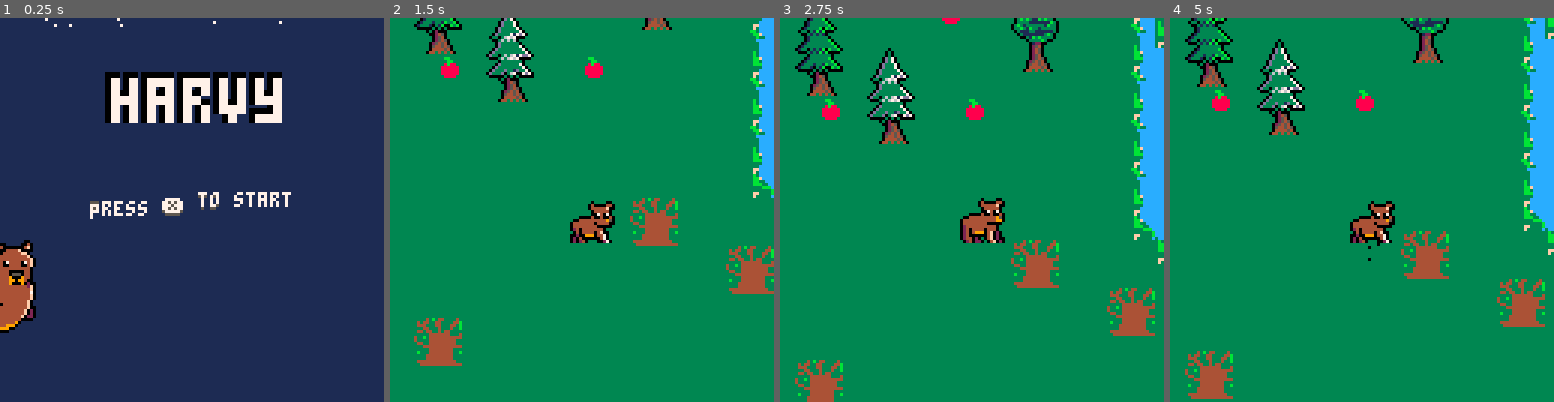
Above: before the commit, frames 1-4 (left to right).
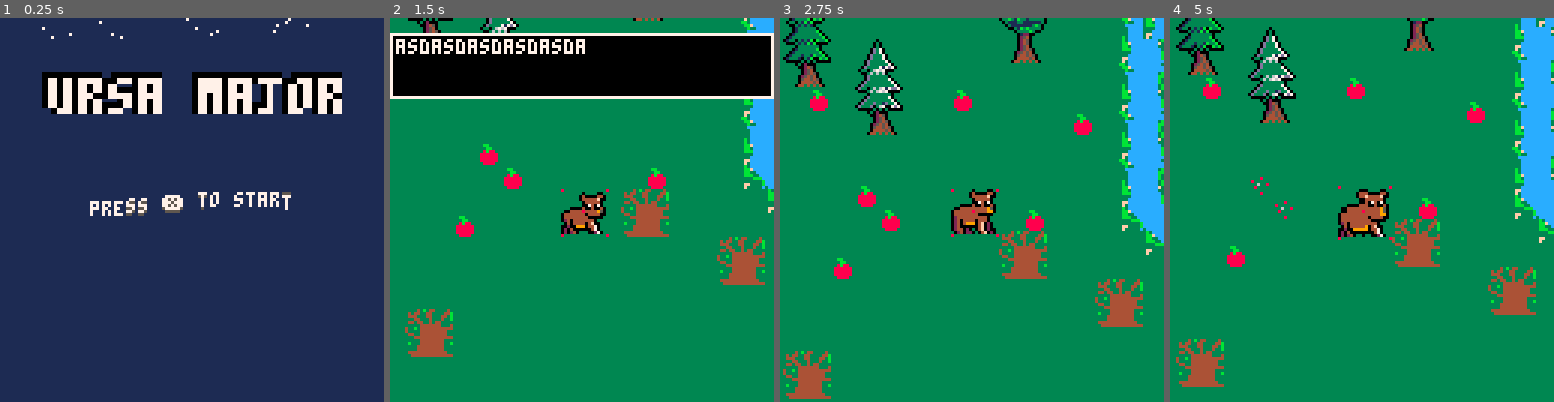
Above: after the commit, the same moments.

Repository: ekaktusz/harvest
Game: PICO-8 cartridge harvest.p8
The game is run twice, just before and just after one commit, with the same random seed, the same clock (stepped at 60 frames per second) and the same inputs.
Inputs:
- Up to frame 1 (0.25 s): no input
- Up to frame 2 (1.5 s): tap X (X key) at 0.33, 1.07 s; tap O (Z key) at 0.7 s
- Up to frame 3 (2.75 s): hold Right 1.6-2.1 s; tap O (Z key) at 1.7, 2.1, 2.5 s; tap X (X key) at 1.85 s; hold Up 2.15-2.42 s; hold Right from 2.47 s (still down)
- Up to frame 4 (5 s): tap O (Z key) every 0.4 s from 2.9 to 4.9 s; tap X (X key) at 2.97, 4.08 s; release Right at 3.03 s; hold Left 3.08-3.58 s; hold Down 3.63-3.97 s; hold Right 4.02-4.68 s; hold Up from 4.73 s (still down)

The runs differ from the first frame. In frame 1, 10% of the frame differs, in the area x 0-90%, y 0-83%; in frame 2, 23%, in the area x 0-100%, y 0-91%; in frame 3, 14%; in frame 4, 12%.

Commit message:
collision correction

Diff:
--- a/harvest.p8
+++ b/harvest.p8
@@ -15,6 +15,7 @@
 #include include/space_level.lua
 #include include/forest_level.lua
 #include include/trees.lua
+#include include/textbox.lua
 
 __gfx__
 eeeeeeeeeeeeeeee3333333333333333333343b344333343cccccccccc333333bb3ccccccccccc33eeeeeeeeeeeeeee00eeee00e000000000000000000000000
@@ -128,13 +129,13 @@
 0202020202020202028402020202020202020202181902020202121312130202020202020202020202020202020202020202020202020202020202020202020202020202020000000000000000000000000000000000000000000000000000000000000000000000000000000000000000000000000000000000000000000000
 0202028202020202020202020202020202020202080902020202020202020202020202020202020202020202020202020202020202020202020202020202020202020202020000000000000000000000000000000000000000000000000000000000000000000000000000000000000000000000000000000000000000000000
 020202020202020a02020202020a020202020202181902020202020202020202020202020202020202020202020202020202020202020202020202020202020202020202020000000000000000000000000000000000000000000000000000000000000000000000000000000000000000000000000000000000000000000000
-0202020202020202020202020202020202020202080902020202020202020202020202020202020202020202020202020202020202020202020202020202020202020202020000000000000000000000000000000000000000000000000000000000000000000000000000000000000000000000000000000000000000000000
+0202020202020202020202020202020202020a02080902020202020202020202020202020202020202020202020202020202020202020202020202020202020202020202020000000000000000000000000000000000000000000000000000000000000000000000000000000000000000000000000000000000000000000000
 0202020202020202020202020202020202020202181902020202020202020202020202020202020202020202020202020202020202020202020202020202020202020202020000000000000000000000000000000000000000000000000000000000000000000000000000000000000000000000000000000000000000000000
 0202020202020202020202020202020202020202080902020202020202020202020202020202020202020202020202020202020202020202020202020202020202020202020000000000000000000000000000000000000000000000000000000000000000000000000000000000000000000000000000000000000000000000
-0202020202020202020202020202020202020202181902020202020202020405020202020202020202020202020202020202020202020202020202020202020202020202020000000000000000000000000000000000000000000000000000000000000000000000000000000000000000000000000000000000000000000000
-0202020202020202020202020202020202020202160607020202020202021415020202020202020202020202020202020202020202020202020202020202020202020202020000000000000000000000000000000000000000000000000000000000000000000000000000000000000000000000000000000000000000000000
+0202020202020202020a02020202020202020202181902020202020202020405020202020202020202020202020202020202020202020202020202020202020202020202020000000000000000000000000000000000000000000000000000000000000000000000000000000000000000000000000000000000000000000000
+020202020202020202020a02020202020a020202160607020202020202021415020202020202020202020202020202020202020202020202020202020202020202020202020000000000000000000000000000000000000000000000000000000000000000000000000000000000000000000000000000000000000000000000
 0202020202020202020202020202020405020202021606070202020202020202020202020202020202020202020202020202020202020202020202020202020202020202020000000000000000000000000000000000000000000000000000000000000000000000000000000000000000000000000000000000000000000000
-0202020202020202020202020202021415020202020216170202020202020202020202020202020202020202020202020202020202020202020202020202020202020202020000000000000000000000000000000000000000000000000000000000000000000000000000000000000000000000000000000000000000000000
+02020202020202020a0202020202021415020202020216170202020202020202020202020202020202020202020202020202020202020202020202020202020202020202020000000000000000000000000000000000000000000000000000000000000000000000000000000000000000000000000000000000000000000000
 0202020202020202020202020202020202020204050202080902020202020202020202020202020202020202020202020202020202020202020202020202020202020202020000000000000000000000000000000000000000000000000000000000000000000000000000000000000000000000000000000000000000000000
 0202020202020202020202020202020202020214150202181902020202020202020202020202020202020202020202020202020202020202020202020202020202020202020000000000000000000000000000000000000000000000000000000000000000000000000000000000000000000000000000000000000000000000
 0202020202020202020202020202020202020202020202080902020202020202020202020202020202020202020202020202020202020202020202020202020202020202020000000000000000000000000000000000000000000000000000000000000000000000000000000000000000000000000000000000000000000000
@@ -143,9 +144,9 @@
 0202020202020202020202020202020202020202020202020202020202020202020202020202020202020202020202020202020202020202020202020202020202020202020000000000000000000000000000000000000000000000000000000000000000000000000000000000000000000000000000000000000000000000
 0202020202020202020202020202020202020202020202020202020202020202020202020202020202020202020202020202020202020202020202020202020202020202020000000000000000000000000000000000000000000000000000000000000000000000000000000000000000000000000000000000000000000000
 0202020202020202020202020202020202020202020202020202020202020202020202020202020202020202020202020202020202020202020202020202020202020202020000000000000000000000000000000000000000000000000000000000000000000000000000000000000000000000000000000000000000000000
-0202020202020202020202020202020202020202020202020202020202020202020202020202020202020202020202020202020202020202020202020202020202020202020000000000000000000000000000000000000000000000000000000000000000000000000000000000000000000000000000000000000000000000
-0202020202020202020202020202020202020202020202020202020202020202020202020202020202020202020202020202020202020202020202020202020202020202020000000000000000000000000000000000000000000000000000000000000000000000000000000000000000000000000000000000000000000000
-0202020202020202020202020202020202020202020202020202020202020202020202020202020202020202020202020202020202020202020202020202020202020202020000000000000000000000000000000000000000000000000000000000000000000000000000000000000000000000000000000000000000000000
+0202020202020202020202020202020202020202020202020202020202020202020202020202020202020202020202020202020202020202020202020202020202020202020000000000000000000000000000000000000000000000000000000000000000000000000000000000000000000000000000000040414243000000
+0202020202020202020202020202020202020202020202020202020202020202020202020202020202020202020202020202020202020202020202020202020202020202020000000000000000000000000000000000000000000000000000000000000000000000000000000000000000000000000000000050515253000000
+0202020202020202020202020202020202020202020202020202020202020202020202020202020202020202020202020202020202020202020202020202020202020202020000000000000000000000000000000000000000000000000000000000000000000000000000000000000000000000000000000060616263000000
+0202030202020202020202020202020202020202020202020202020202020202020202020202020202000000000000000000000000000000000000000000000000000000000000000000000000000000000000000000000000000000000000000000000000000000000000000000000000000000000000000070717273000000
+0212130202020202020202020202020202020202020202020202020202020202020202020202020202000000000000000000000000000000000000000000000000000000000000000000000000000000000000000000000000000000000000000000000000000000000000000000000000000000000000000000000000000000
 0202020202020202020202020202020202020202020202020202020202020202020202020202020202000000000000000000000000000000000000000000000000000000000000000000000000000000000000000000000000000000000000000000000000000000000000000000000000000000000000000000000000000000
-0202020202020202020202020202020202020202020202020202020202020202020202020202020202000000000000000000000000000000000000000000000000000000000000000000000000000000000000000000000000000000000000000000000000000000000000000000000000000000000000000000000000000000
-0202020202020202020202020202020202020202020202020202020202020202020202020202020202000000000000000000000000000000000000000000000000000000000000000000000000000000000000000000000000000000000000000000000000000000000000000000000000000000000000000000000000000000
--- a/include/bear.lua
+++ b/include/bear.lua
@@ -6,25 +6,55 @@
         dy = 0,
         w = 15,
         h = 15,
+        real_w = 15,
+        real_h = 15,
         spr = 0,
-        speed = 1.2,
+        speed = 0.6,
         num_eaten = 0,
-        anim = init_animation(0, 11, 7),
-        level = 0
+        anim = init_animation(0, 11, 14),
+        level = 0,
+        angle = 0,
+        freezed = false,
+        freeze_time = 20,
+        freeze_timer = 0
     }
 end
 
 function draw_bear()
     --spr(bear.spr, bear.x, bear.y, 2, 2, bear.last_dir==0, false)
-    print(bear.anim.current_frame)
     if bear.level == 0 then
-        sspr(bear.anim.current_frame*8,0,16,16,bear.x,bear.y,bear.w+bear.num_eaten,bear.h+bear.num_eaten,bear.last_dir==0,false)
+        sspr(bear.anim.current_frame*8,0,16,16,bear.x,bear.y,bear.real_w,bear.real_h,bear.last_dir==0,false)
     elseif bear.level == 1 then
-        sspr(bear.anim.current_frame,32,32,32,bear.x,bear.y,bear.w+bear.num_eaten*2-5,bear.h+bear.num_eaten*2-5,bear.last_dir==0,false)
+        sspr(bear.anim.current_frame,32,32,32,bear.x,bear.y,bear.real_w,bear.real_h,bear.last_dir==0,false)
+    elseif bear.level == 2 then
+        --rspr(32,bear.x,bear.y,bear.angle,4,4)
+        --draw_rotated_tile(bear.x, bear.y, 0/360,  121, 26, 4,false,1)
+        pd_rotate(bear.x, bear.y, 0/360,  121, 26, 8,false,1)
+    end
+    can_move(bear.x+bear.dx,bear.y,bear.real_w,bear.real_h)
+end
+
+function update_real_size()
+    if bear.level == 0 then
+        bear.real_w=bear.w+bear.num_eaten
+        bear.real_h=bear.h+bear.num_eaten
+    elseif bear.level == 1 then
+        bear.real_w=bear.w+bear.num_eaten*2-5
+        bear.real_h=bear.h+bear.num_eaten*2-5
     end
 end
 
 function update_bear()
+    if bear.freezed then
+        bear.freeze_timer += 1
+        if (bear.freeze_timer > bear.freeze_time) then
+            bear.freeze_timer = 0
+            bear.freezed = false
+        end
+        return
+    end
+    update_real_size()
+
     update_controls_bear()
 
     if bear.dx != 0 and bear.dy == 0 then
@@ -35,14 +65,14 @@
         bear.dy *= sqrt(2)
     end
 
-    if (can_move(bear.x+bear.dx,bear.y,bear.w,bear.h)) and bear.dx != 0 then
+    if (can_move(bear.x+bear.dx,bear.y,bear.real_w,bear.real_h)) and bear.dx != 0 then
         bear.x+=bear.dx
-        spawn_trail(bear.x + bear.w/2, bear.y + bear.h/2, 2, 2, 7, 7, 1, bear_parts)
+        spawn_trail(bear.x + bear.real_w/2, bear.y + bear.real_h/2, 2, 2, 7, 7, 1, bear_parts)
         update_animation(bear.anim)
     end
-    if (can_move(bear.x,bear.y+bear.dy,bear.w,bear.h)) and bear.dy != 0 then
+    if (can_move(bear.x,bear.y+bear.dy,bear.real_w,bear.real_h)) and bear.dy != 0 then
         bear.y+=bear.dy
-        spawn_trail(bear.x + bear.w/2, bear.y + bear.h/2, 2, 2, 7, 7, 1, bear_parts)
+        spawn_trail(bear.x + bear.real_w/2, bear.y + bear.real_h/2, 2, 2, 7, 7, 1, bear_parts)
         update_animation(bear.anim)
     end
 
@@ -52,9 +82,18 @@
         bear.anim.current_frame = 32
         bear.h = 31
         bear.w = 31
+        bear.real_h = 31
+        bear.real_w = 31
         bear.level += 1
         bear.num_eaten = 0
         bear.anim.time = 15
+        bear.freezed = true
+        explode(bear.x+bear.w/2,bear.y+bear.h/2,bear.w/2,40,100)
+    end
+
+    if bear.num_eaten > 3 and bear.level == 1 then
+        explode(bear.x+bear.w/2,bear.y+bear.h/2,bear.w/2,100,100)
+        bear.level += 1
     end
 
     bear.dx,bear.dy=0,0
@@ -78,20 +117,27 @@
     if btnp(4) then
         bear_collide_with_objs(apples, bear_collide_with_apple)
     end
+
 end
 
 function camera_follow_bear()
-    local cam_x = bear.x-60
-    local cam_y = bear.y-60
+    cam_x = bear.x - 64 + flr(bear.real_w / 2)
+    cam_y = bear.y - 64 + flr(bear.real_h / 2)
     cam_x = mid(0,cam_x,896)
     cam_y = mid(0,cam_y,128)
     camera(cam_x, cam_y)
 end
 
 function can_move(x, y, w, h)
+    pset(x,y,8)
+    pset(x+w,y,8)
+    pset(x,y+h,8)
+    pset(x+w,y+h,8)
+
     if (solid(x,y) or solid_on_coord(x,y)) return false
     if (solid(x+w,y) or solid_on_coord(x+w,y)) return false
     if (solid(x,y+h)or solid_on_coord(x,y+h)) return false
     if (solid(x+w,y+h) or solid_on_coord(x+w,y+h)) return false
+
 	return true
 end
--- a/include/collision.lua
+++ b/include/collision.lua
@@ -1,8 +1,8 @@
 function bear_collide_with_obj(obj)
-    local bx1 = bear.x
-    local bx2 = bear.x + bear.w + bear.num_eaten
-    local by1 = bear.y
-    local by2 = bear.y + bear.h + bear.num_eaten
+    local bx1 = bear.x + bear.dx
+    local bx2 = bear.x + bear.dx + bear.real_w
+    local by1 = bear.y + bear.dy
+    local by2 = bear.y + bear.dy + bear.real_h
     local ox1 = obj.x
     local ox2 = obj.x + obj.w
     local oy1 = obj.y
@@ -24,6 +24,24 @@
         return true
     end
 
+    if (bx1 < ox2 and bx1 > ox1 and by1 > oy1 and by1 < oy2) then
+        return true
+    end
+
+    if bx2 < ox2 and bx2 > ox1 and by2 > oy1 and by2 < oy2 then
+        return true
+    end
+
+    if bx1 < ox2 and bx1 > ox1 and by2 > oy1 and by2 < oy2 then
+        return true
+    end
+
+    if bx2 < ox2 and bx2 > ox1 and by1 > oy1 and by1 < oy2 then
+        return true
+    end
+
+    --cx = abs((bx1+bx2)/2-ox1)
+
     return false
 end
 
--- a/include/game_state.lua
+++ b/include/game_state.lua
@@ -1,24 +1,37 @@
 function init_game()
-    _update = update_game
+    _update60 = update_game
     _draw = draw_game
     palt(14, true) -- pink color as transparency is true
     palt(0, false) -- black color as transparency is false
     init_bear()
     init_apples()
     init_trees()
+    init_space()
+    init_sparks()
+    snowing = false
+    tb_1 = tb_init({"asdasdasdasdasda"})
 end
 
 function update_game()
     update_bear()
     update_apples()
     update_parts(bear_parts)
-    r,c=flr(bear.y/8),flr(bear.x/8)
-    camera(bear.x-c*8,bear.y-r*8)
 
-    if (bear.level == 1) then
+    tb_update(tb_1)
+    --r,c=flr(bear.y/8),flr(bear.x/8)
+
+    --camera(bear.x-c*8,bear.y-r*8)
+
+    if (bear.level >= 1) then
+        snowing = true
+    end
+
+    if snowing then
         spawn_snow(1)
         update_snow_parts()
     end
+
+    update_explode()
 end
 
 function draw_game()
@@ -29,9 +42,12 @@
     draw_parts(bear_parts)
     draw_bear()
     draw_trees()
-    if(bear.level == 1) then
+
+    if(bear.level >= 1) then
         draw_parts(snow_parts)
     end
 
-    print(count(snow_parts))
+    draw_explode()
+    tb_draw(tb_1)
+    pset(cam_x+64,cam_y+64,8)
 end
--- a/include/main.lua
+++ b/include/main.lua
@@ -2,7 +2,7 @@
     init_menu()
 end
 
-function _update()
+function _update60()
 
 end
 
--- a/include/map.lua
+++ b/include/map.lua
@@ -29,7 +29,7 @@
 
 function solid_on_coord(x,y)
     for tree in all(trees) do
-        if (x > tree.x and x < tree.x + tree.w) and (y > tree.y + tree.h/2 and y < tree.y + tree.h) then
+        if bear_collide_with_obj(tree) then
             return true
         end
     end
--- a/include/menu_state.lua
+++ b/include/menu_state.lua
@@ -3,12 +3,13 @@
 local test_x = -20
 
 function init_menu()
-    _update=update_menu
+    _update60=update_menu
     _draw = draw_menu
+
 end
 
 function update_menu()
-	f+=5
+	f+=2.5
     if btnp(5) then
         init_game()
         clear_snow()
@@ -31,7 +32,10 @@
 function draw_menu()
 	cls(1)
     draw_parts(snow_parts)
-    obprint("harvy",37,20,7,0,3)
+    obprint("ursa major",16,20,7,0,2.5)
     wavy_text("press ❎  to start",f)
-    rspr(32,test_x,80+sin(0.1*test_x)*14,test_a,4,4)
+    --rspr(32,test_x,80+sin(0.1*test_x)*14,test_a,4,4)
+    palt(14, true) -- pink color as transparency is true
+    palt(0, false) -- black color as transparency is false
+    pd_rotate(test_x, 100+sin(0.05*test_x)*14, test_a/360, 123, 28, 5, false, 1)
 end
--- a/include/particles.lua
+++ b/include/particles.lua
@@ -54,6 +54,7 @@
         p.y += p.g
         p.x += p.dx
         p.age += 1
+
         if (type(bear) == "table" and p.y > 200) or (type(bear) != "table" and p.y > 128) or (p.age > p.mage) then
             del(snow_parts, p)
         end
@@ -85,3 +86,64 @@
 function clear_snow()
     snow_parts = {}
 end
+
+function init_sparks()
+    sparks={}
+
+    for i=1,200 do
+        add(sparks,{
+            x=0,y=0,velx=0,
+            vely=0,r=0,alive=false,mass=0
+        })
+    end
+end
+
+function explode(x,y,r,particles)
+	--creates a exposion particle emitter
+	--x,y: emitter location
+	--r:maximum particle radius
+	--particles: particles to be spanwned
+	local selected=0//count current spawned particles
+	for i=1,#sparks do
+		if not sparks[i].alive then	-- check if spakrs{} table has any empty particle slots
+			--setup each particle's property
+			sparks[i].x=x
+			sparks[i].y=y
+			sparks[i].velx= -1+rnd(2)
+			sparks[i].vely= -1+rnd(2)
+			sparks[i].mass= 0.5+rnd(2)
+			sparks[i].r= 0.5+rnd(r)
+			sparks[i].alive=true
+			selected+=1
+			if selected==particles then
+				break end
+		end
+	end
+end
+
+function update_explode()
+	for i=1,#sparks do
+		if sparks[i].alive then
+			sparks[i].x+=sparks[i].velx / sparks[i].mass
+			sparks[i].y+=sparks[i].vely / sparks[i].mass
+			sparks[i].r-=0.4
+			if sparks[i].r<0.1then--kill particle when too small
+				sparks[i].alive=false
+			end
+		end
+	end
+end
+
+function draw_explode()
+    for i=1, #sparks do
+		if sparks[i].alive then
+			circfill(
+                sparks[i].x, --x pos
+                sparks[i].y, --y pos
+                sparks[i].r, --radius
+                --5+rnd(5) --color
+                7
+			)
+	    end
+	end
+end
--- a/include/textbox.lua
+++ b/include/textbox.lua
@@ -1,5 +1,5 @@
 --- textbox: https://www.lexaloffle.com/bbs/?tid=38668
-function tb_init(voice,string) -- this function starts and defines a text box.
+function tb_init(string) -- this function starts and defines a text box.
     local tb={ -- table containing all properties of a text box. i like to work with tables, but you could use global variables if you preffer.
         str=string, -- the strings. remember: this is the table of strings you passed to this function when you called on _update()
         --voice=voice, -- the voice. again, this was passed to this function when you called it on _update()
@@ -7,13 +7,13 @@
         cur=0, -- buffer used to progressively show characters on the text box.
         char=0, -- current character to be drawn on the text box.
         x=0, -- x coordinate
-        y=5, -- y coordginate (106 default)
+        y=0, -- y coordginate (106 default)
         w=127, -- text box width
         h=21, -- text box height
         col1=0, -- background color
         col2=7, -- border color
         col3=7, -- text color
-        time=200, -- until its dismissed automatically
+        time=400, -- until its dismissed automatically
         reading=true -- sets reading to true when a text box has been called.
     }
     return tb
@@ -35,17 +35,24 @@
             tb.cur=0 -- reset the buffer.
             tb.char=0 -- reset the character position.
         else -- if there are no more mesages to display:
-            reading=false -- set reading to false. this makes sure the text box isn't drawn on screen and can be used to resume normal gameplay.
+            tb.reading=false -- set reading to false. this makes sure the text box isn't drawn on screen and can be used to resume normal gameplay.
         end
     end
     if (tb.time<0) then
         tb.reading=false
     end
+
+    cam_x = bear.x - 64 + flr(bear.w / 2)
+    cam_y = bear.y - 64 + flr(bear.h / 2)
+    cam_x = mid(0,cam_x,896)
+    cam_y = mid(0,cam_y,128)
+
+    tb.x = cam_x -- x coordinate
+    tb.y = cam_y +5 -- y coordginate (106 default)
 end
 
 function tb_draw(tb) -- this function draws the text box.
-    local _wat = help_texts[current_lvl]==""
-    if reading and not _wat then -- only draw the text box if reading is true, that is, if a text box has been called and tb_init() has already happened.
+    if tb.reading then -- only draw the text box if reading is true, that is, if a text box has been called and tb_init() has already happened.
         rectfill(tb.x,tb.y,tb.x+tb.w,tb.y+tb.h,tb.col1) -- draw the background.
         rect(tb.x,tb.y,tb.x+tb.w,tb.y+tb.h,tb.col2) -- draw the border.
         print(sub(tb.str[tb.i],1,tb.char),tb.x+2,tb.y+2,tb.col3) -- draw the text.
--- a/include/thirdparty.lua
+++ b/include/thirdparty.lua
@@ -201,3 +201,40 @@
     end
     return x
 end
+
+function draw_rotated_tile(x,y,rot,mx,my,w,flip,scale)
+	scale = scale or 1
+	w+=.8
+	local halfw, cx  = scale*-w/2, mx + w/2 -.4
+	local cs, ss, cy = cos(rot)/scale, -sin(rot)/scale, my-halfw/scale-.4
+	local sx, sy, hx, hy = cx + cs*halfw, cy - ss*halfw, w*(flip and -4 or 4)*scale, w*4*scale
+
+	--rect(x-hx,y-hy,x+hx,y+hy,5)
+
+	for py = y-hy, y+hy do
+	  tline(x-hx, py, x+hx, py, sx + ss*halfw, sy + cs*halfw, cs/8, -ss/8)
+	  halfw+=1/8
+	end
+end
+
+
+
+--97 tokens with Scaling and arbitrary size
+function pd_rotate(x,y,rot,mx,my,w,flip,scale)
+	scale=scale or 1
+	w*=scale*4
+
+	local cs, ss = cos(rot)*.125/scale,sin(rot)*.125/scale
+	local sx, sy = mx+cs*-w, my+ss*-w
+	local hx = flip and -w or w
+
+	local halfw = -w
+	for py=y-w, y+w do
+	  tline(x-hx, py, x+hx, py, sx-ss*halfw, sy+cs*halfw, cs, ss)
+	  halfw+=1
+	end
+  end
+
+function dist(x1,y1,x2,y2)
+	return sqrt((x2-x1) * (x2-x1) + (y2-y1) * (y2-y1))
+end
